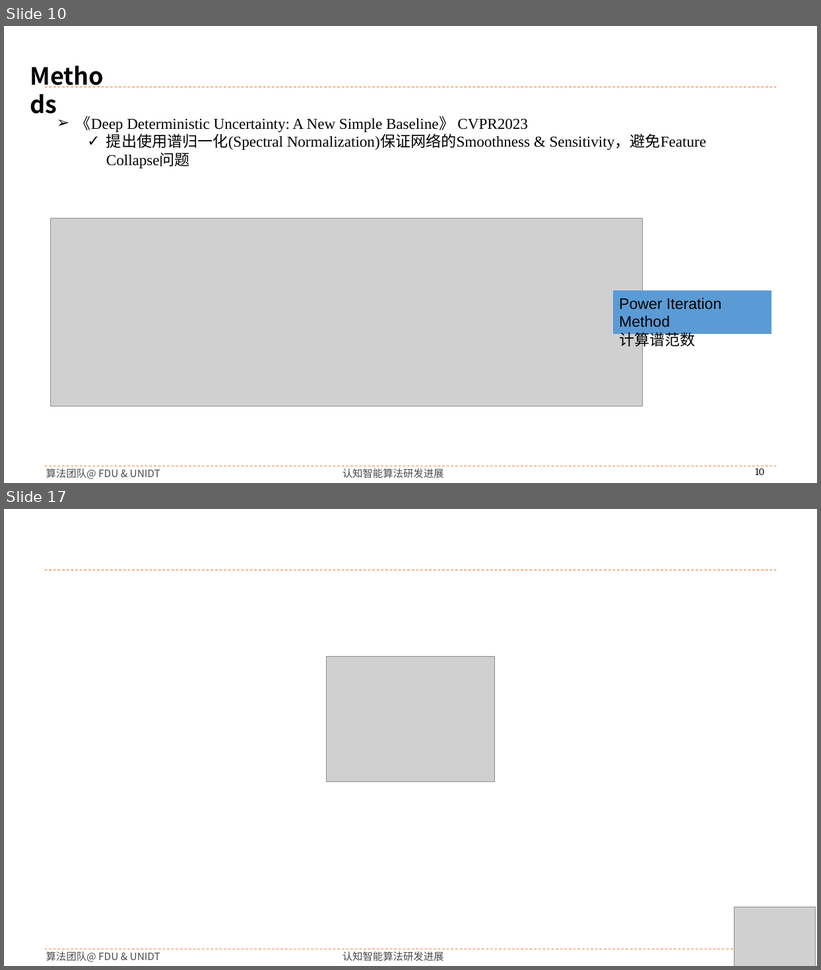
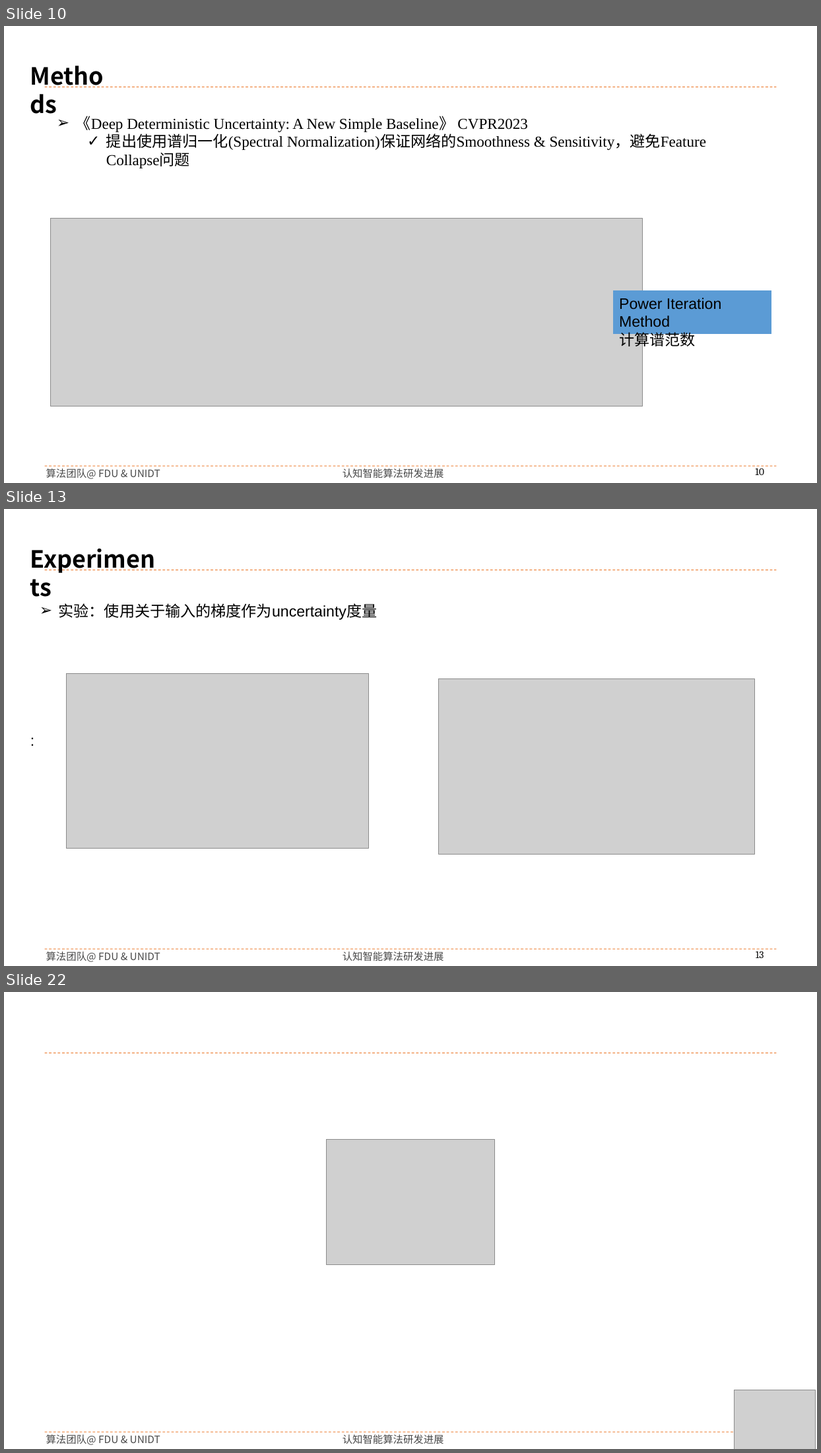
Before and after one commit to buyizhiyou/YYMUncertainty, a slide deck: pre/dum_pre.pptx. Shown one above the other, each under a label of ours: slides 10 and 17 before the commit, slides 10, 13 and 22 after it; the slides between them are not shown. The pictures are 821x970 and 821x1453 pixels, drawn with LibreOffice and Linux fonts; fonts in the diff are those of the drawing; grey boxes stand for pictures; background and template pictures are left out. Boxes give left, top, right and bottom in pixels: in the first picture for what was removed or moved away, otherwise in the second. Text is boxed around its words. In the diff, an @@ line names an element or a change of style, - is before the commit and + after.

```diff
--- a/pre/dum_pre.pptx
+++ b/pre/dum_pre.pptx
@@ slide 13 added at <box>4,509,817,966</box>, background #FFFFFF; not listed: 5 template elements that a slide beside it also shows @@
@@ text added at <box>24,541,166,576</box>, 28 pt, text #000000, bold @@
+Experiments
@@ text added at <box>59,603,378,620</box>, 18 pt, text #000000 @@
+➢ 实验：使用关于输入的梯度作为uncertainty度量
@@ picture added at <box>66,674,369,848</box> @@
@@ picture added at <box>439,679,756,855</box> @@
@@ text added at <box>24,728,102,753</box>, 18 pt, text #000000 @@
+:
@@ what was slide 17 is now slide 22 @@
```
Also in this commit, not shown: 6 slides changed, 6 other slides added, 2 slides removed, 14 other files.
